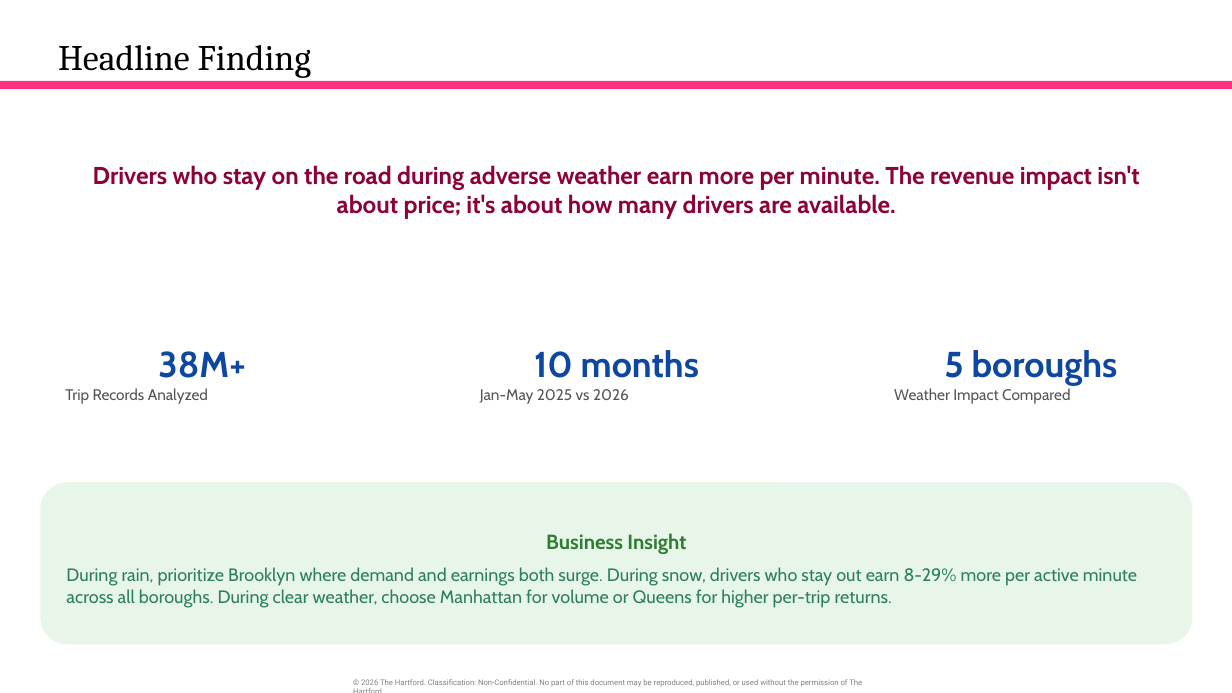
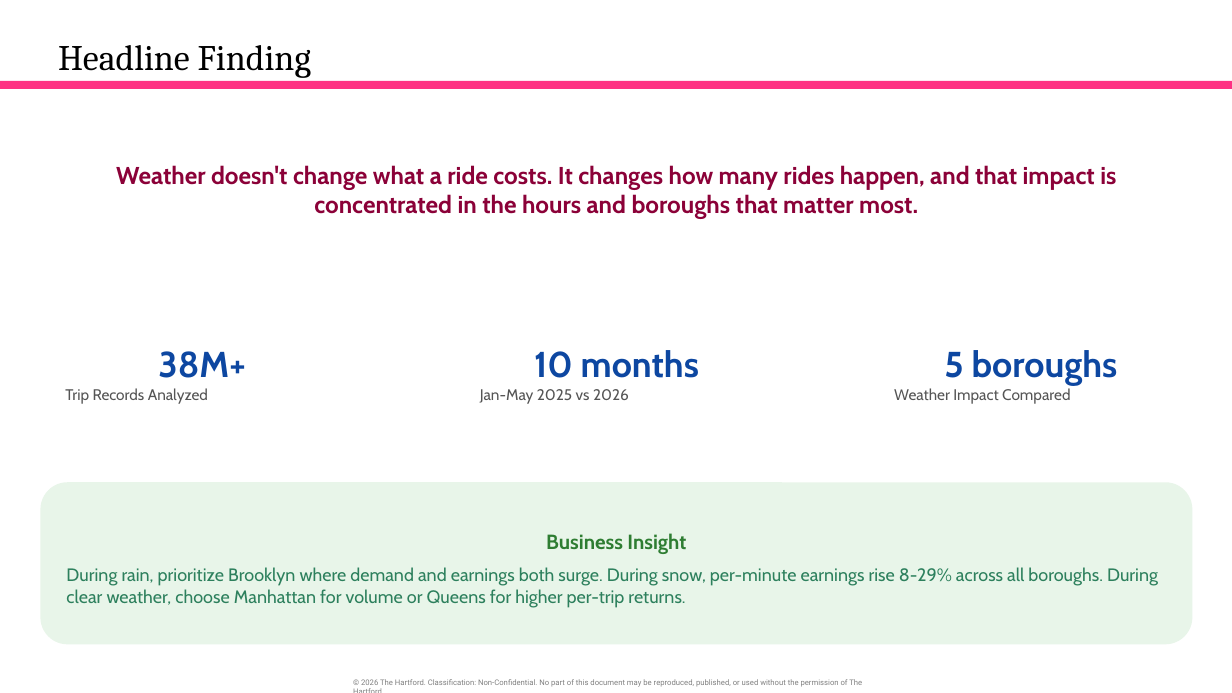
Before and after one commit to orlandojmarin/nyc-taxi-capstone, a slide deck: slide 5 of docs/Capstone_Presentation (10).pptx. Drawn at 1232x693 pixels with LibreOffice and Linux fonts; fonts in the diff are those of the drawing. Boxes give left, top, right and bottom in pixels: in the first picture for what was removed or moved away, otherwise in the second. Text is boxed around its words. In the diff, an @@ line names an element or a change of style, - is before the commit and + after.

```diff
--- a/docs/Capstone_Presentation (10).pptx
+++ b/docs/Capstone_Presentation (10).pptx
@@ text at [116, 165, 1116, 219]: text changed @@
-Drivers who stay on the road during adverse weather earn more per minute. The revenue impact isn't about price; it's about how many drivers are available.
+Weather doesn't change what a ride costs. It changes how many rides happen, and that impact is concentrated in the hours and boroughs that matter most.
@@ text in rounded rectangle at [66, 567, 1158, 608]: text changed @@
-During rain, prioritize Brooklyn where demand and earnings both surge. During snow, drivers who stay out earn 8-29% more per active minute across all boroughs. During clear weather, choose Manhattan for volume or Queens for higher per-trip returns.
+During rain, prioritize Brooklyn where demand and earnings both surge. During snow, per-minute earnings rise 8-29% across all boroughs. During clear weather, choose Manhattan for volume or Queens for higher per-trip returns.
```
Also in this commit, not shown: 1 other slide changed.
